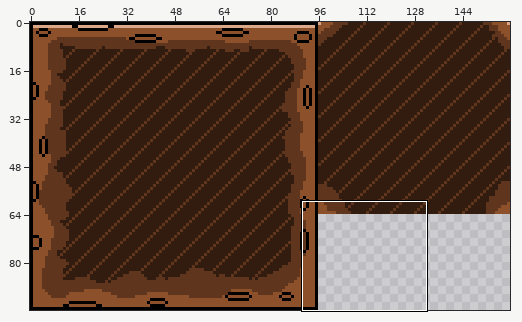
Two versions of one sprite sheet, The BetterBlock Engine.gmx/background/images/bgCave.png. The first picture is a wide view before the edit; the outline marks the close-up.
Close-up. Old version:
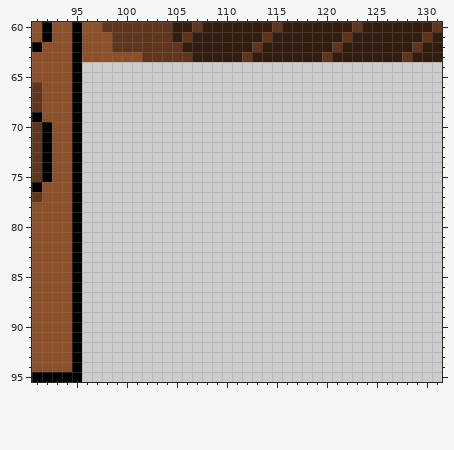
The file is 160x96 pixels. Shown: x 91..131, y 60..95.
Now the later version:
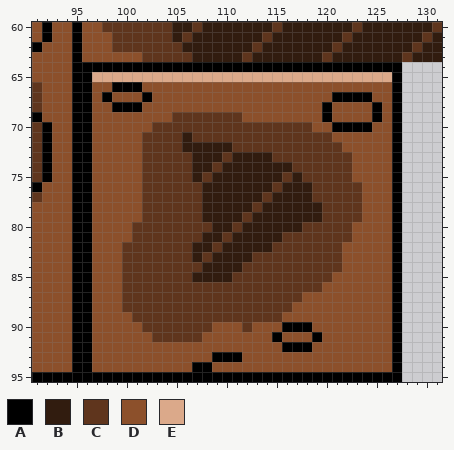
Palette (. is transparent): A #000000  B #311c0f  C #5f351d  D #8c502b  E #dba98a
What changed:
@@ x 91..131 @@
 63 DDDDADDDDDDCCCCCBBBBBCBBBBBBBCBBBBBBBCBBB
-64 DDDDA....................................
-65 DDDDA....................................
-66 CDDDA....................................
-67 CDDDA....................................
-68 CDDDA....................................
-69 ADDDA....................................
-70 CADDA....................................
-71 CADDA....................................
-72 CADDA....................................
-73 CADDA....................................
-74 CADDA....................................
-75 CADDA....................................
-76 ADDDA....................................
-77 CDDDA....................................
-78 DDDDA....................................
-79 DDDDA....................................
-80 DDDDA....................................
-81 DDDDA....................................
-82 DDDDA....................................
-83 DDDDA....................................
-84 DDDDA....................................
-85 DDDDA....................................
-86 DDDDA....................................
-87 DDDDA....................................
-88 DDDDA....................................
-89 DDDDA....................................
-90 DDDDA....................................
-91 DDDDA....................................
-92 DDDDA....................................
-93 DDDDA....................................
-94 DDDDA....................................
-95 AAAAA....................................
+64 DDDDAAAAAAAAAAAAAAAAAAAAAAAAAAAAAAAAA....
+65 DDDDAAEEEEEEEEEEEEEEEEEEEEEEEEEEEEEEA....
+66 CDDDAADDAAADDDDDDDDDDDDDDDDDDDDDDDDDA....
+67 CDDDAADADDDADDDDDDDDDDDDDDDDDDAAAADDA....
+68 CDDDAADDAAADDDDDDDDDDDDDDDDDDADDDDADA....
+69 ADDDAADDDDDDDDCCCCCCCDDDDDDDDADDDDADA....
+70 CADDAADDDDDDCCCCCCCCCCCCCCCCDDAAAADDA....
+71 CADDAADDDDDCCCCBCCCCCCCCCCCCCCDDDDDDA....
+72 CADDAADDDDDCCCCBBBBBCCCCCCCCCCCDDDDDA....
+73 CADDAADDDDDCCCCCBBBCBBBBCCCCCCCCDDDDA....
+74 CADDAADDDDDCCCCCBBCBBBBBBBCCCCCCDDDDA....
+75 CADDAADDDDDCCCCCBCBBBBBBBCBCCCCCDDDDA....
+76 ADDDAADDDDDCCCCCCBBBBBBBCBBBCCCCCDDDA....
+77 CDDDAADDDDDCCCCCCBBBBBBCBBBBCCCCCDDDA....
+78 DDDDAADDDDDCCCCCCBBBBBCBBBBBBCCCCDDDA....
+79 DDDDAADDDDDCCCCCCBBBBCBBBBBBBCCCCDDDA....
+80 DDDDAADDDDCCCCCCCCBBCBBBBBBCCCCCDDDDA....
+81 DDDDAADDDDCCCCCCCBBCBBBBBCCCCCCCDDDDA....
+82 DDDDAADDDCCCCCCCBBCBBBBBCCCCCCCDDDDDA....
+83 DDDDAADDDCCCCCCCBCBBBBCCCCCCCCCDDDDDA....
+84 DDDDAADDDCCCCCCCCBBBBCCCCCCCCCCDDDDDA....
+85 DDDDAADDDCCCCCCCBBBBCCCCCCCCCCDDDDDDA....
+86 DDDDAADDDCCCCCCCCCCCCCCCCCCCCDDDDDDDA....
+87 DDDDAADDDCCCCCCCCCCCCCCCCCCDDDDDDDDDA....
+88 DDDDAADDDCCCCCCCCCCCCCCCCCDDDDDDDDDDA....
+89 DDDDAADDDDCCCCCCCCCCCCCCCDDDDDDDDDDDA....
+90 DDDDAADDDDDCCCCCCCDDDCDDDAAADDDDDDDDA....
+91 DDDDAADDDDDDCCCCCDDDDDDDADDDADDDDDDDA....
+92 DDDDAADDDDDDDDDDDDDDDDDDDAAADDDDDDDDA....
+93 DDDDAADDDDDDDDDDDDAAADDDDDDDDDDDDDDDA....
+94 DDDDAADDDDDDDDDDAADDDDDDDDDDDDDDDDDDA....
+95 AAAAAAAAAAAAAAAAAAAAAAAAAAAAAAAAAAAAA....
